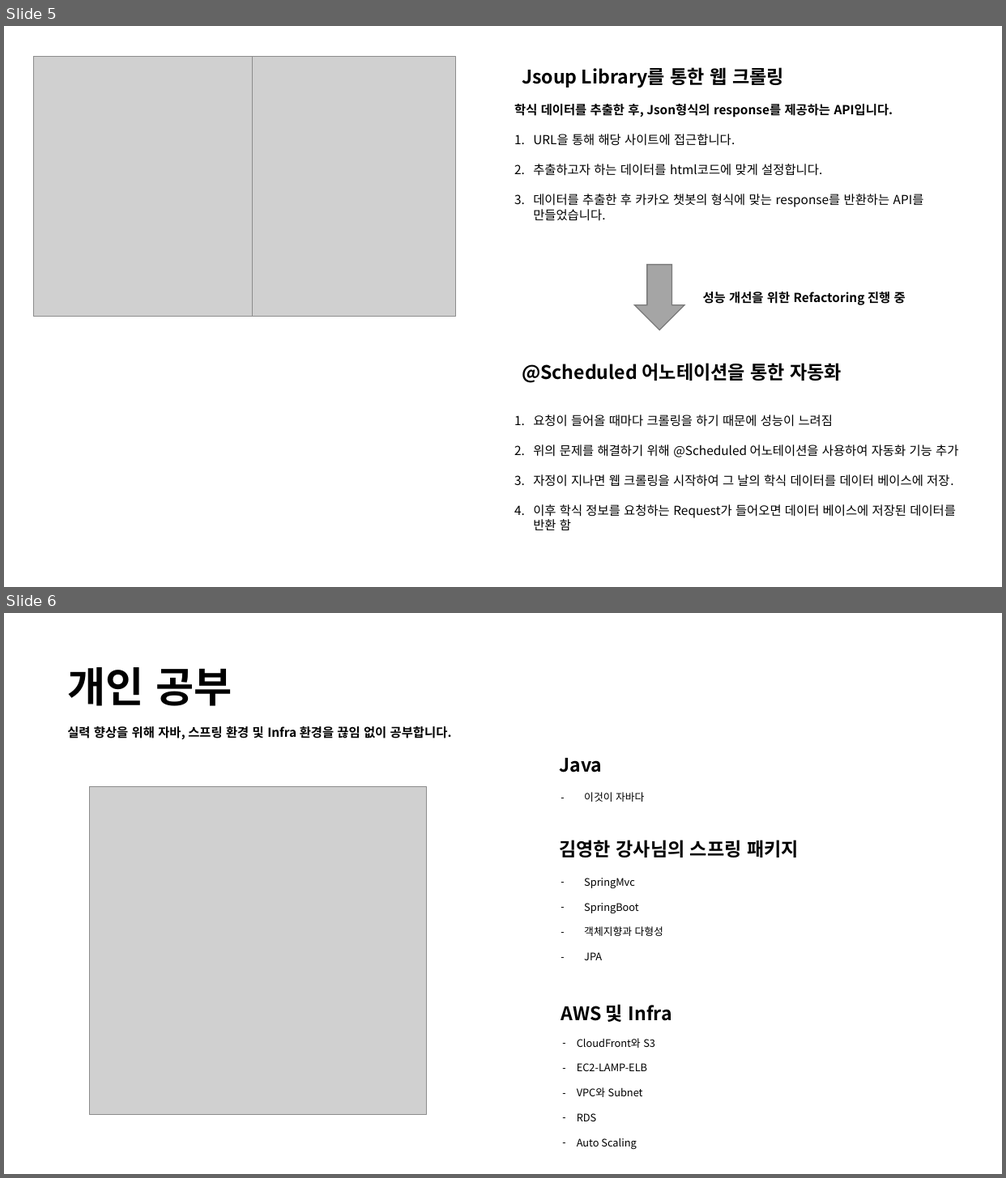
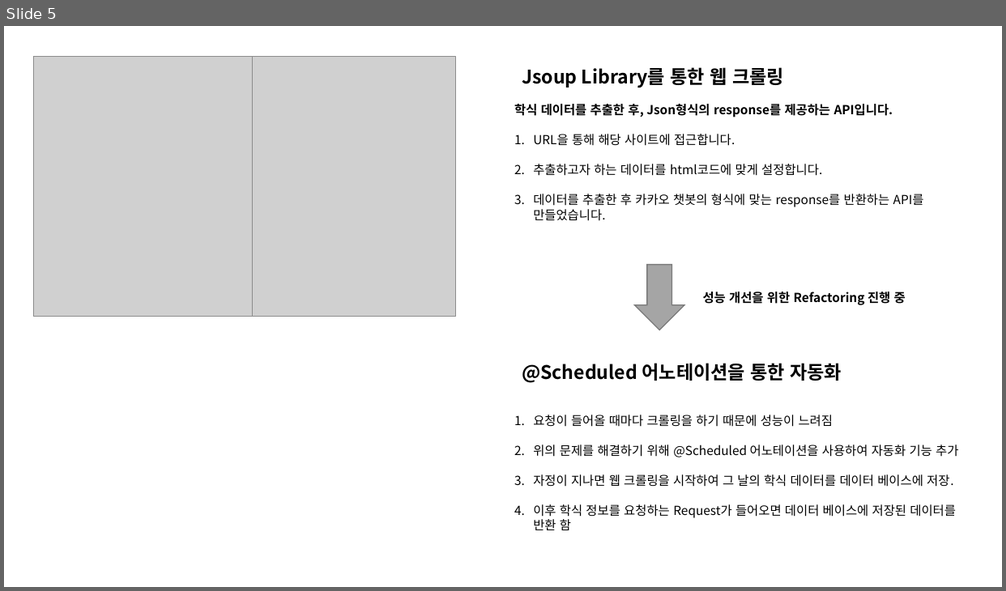
Before and after one commit to ohjinhokor/PortFolio, a slide deck: 오진호 포토폴리오.pptx. Shown one above the other, each under a label of ours: slides 5 and 6 before the commit, slide 5 after it. The pictures are 1006x1178 and 1006x591 pixels, drawn with LibreOffice and Linux fonts; fonts in the diff are those of the drawing; grey boxes stand for pictures; background and template pictures are left out. Boxes give left, top, right and bottom in pixels: in the first picture for what was removed or moved away, otherwise in the second. Text is boxed around its words. In the diff, an @@ line names an element or a change of style, - is before the commit and + after.

```diff
--- a/오진호 포토폴리오.pptx
+++ b/오진호 포토폴리오.pptx
@@ slide 6 removed at (4,613,1002,1174), background #FFFFFF @@
@@ text removed at (67,667,232,706) @@
-개인 공부
@@ text removed at (67,726,452,739) @@
-실력 향상을 위해 자바, 스프링 환경 및 Infra 환경을 끊임 없이 공부합니다.
@@ text removed at (559,758,602,773) @@
-Java
@@ picture removed at (89,787,426,1115) @@
@@ text removed at (584,792,644,802) @@
-– 이것이 자바다
@@ text removed at (559,840,799,858) @@
-김영한 강사님의 스프링 패키지
@@ text removed at (584,878,663,960) @@
-– SpringMvc
-– SpringBoot
-– 객체지향과 다형성
-– JPA
@@ text removed at (560,1004,672,1022) @@
-AWS 및 Infra
@@ text removed at (577,1038,655,1149) @@
-– CloudFront와 S3
-– EC2-LAMP-ELB
-– VPC와 Subnet
-– RDS
-– Auto Scaling
```
Also in this commit, not shown: 1 slide changed, 3 other files.
